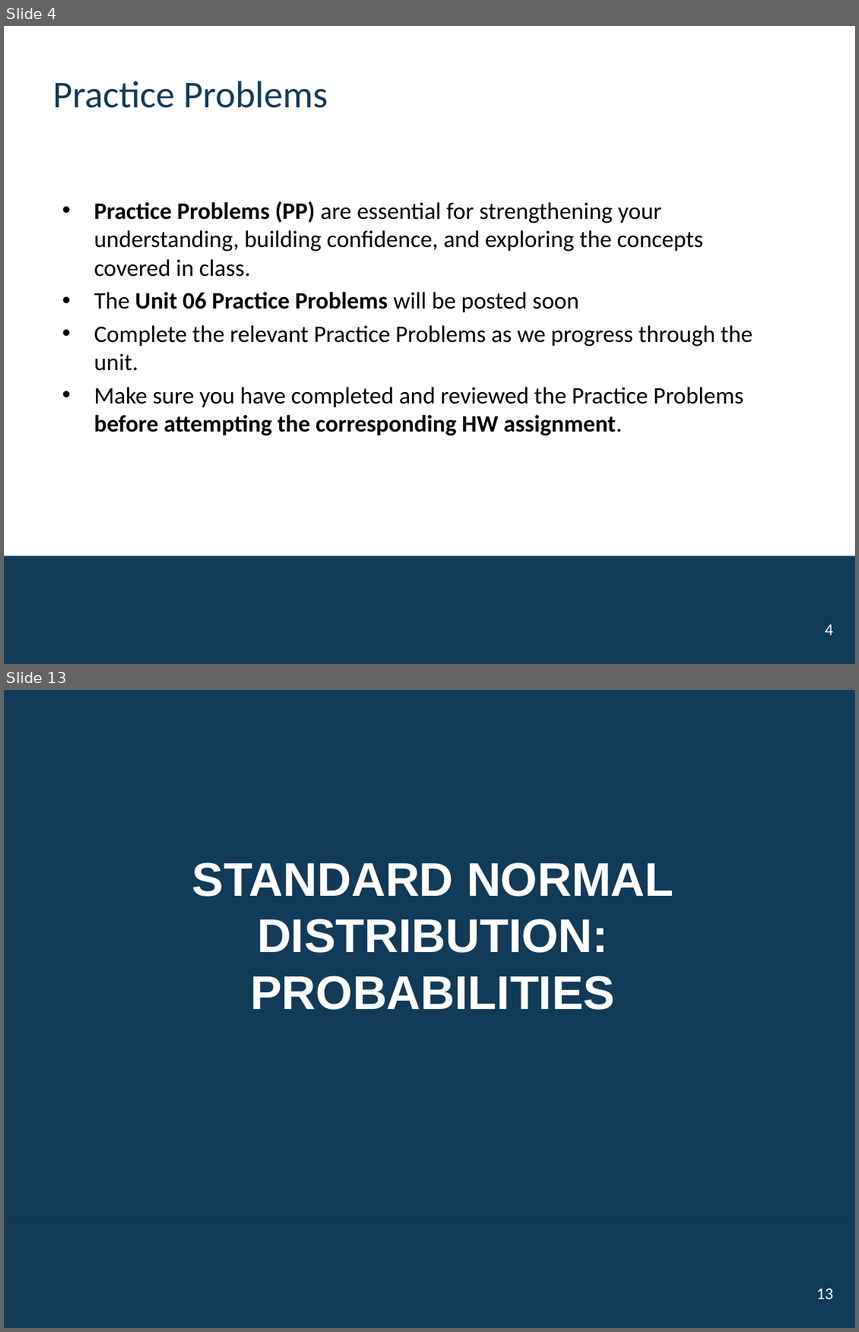
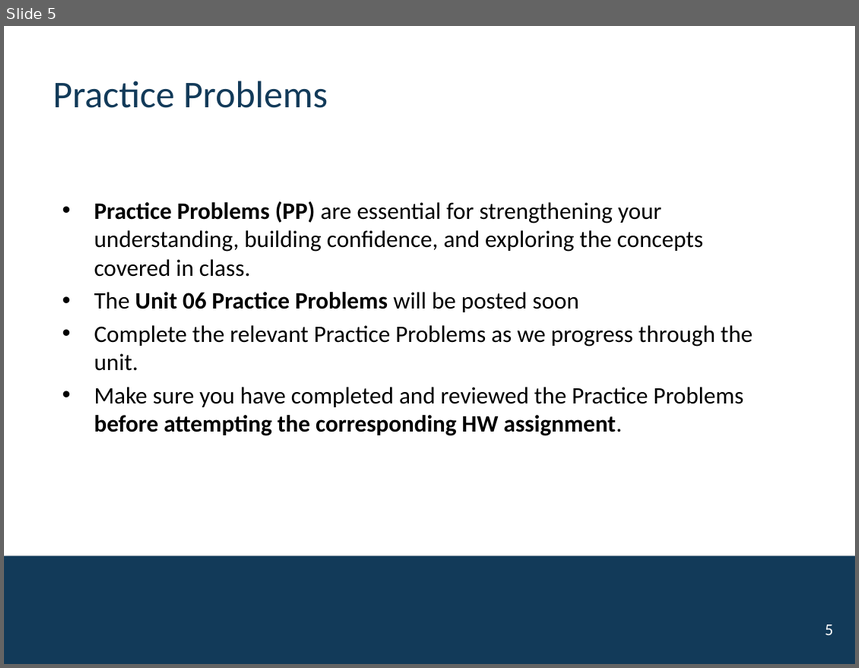
Before and after one commit to mutasim221B/CWRU-STAT-312-Fall-26, a slide deck: docs/activities/Unit-06-Normal-CTL.pptx. Shown one above the other, each under a label of ours: slides 4 and 13 before the commit, slide 5 after it; the slides between them are not shown. The pictures are 859x1332 and 859x668 pixels, drawn with LibreOffice and Linux fonts; fonts in the diff are those of the drawing; background and template pictures are left out. Boxes give left, top, right and bottom in pixels: in the first picture for what was removed or moved away, otherwise in the second. Text is boxed around its words. In the diff, an @@ line names an element or a change of style, - is before the commit and + after.

```diff
--- a/docs/activities/Unit-06-Normal-CTL.pptx
+++ b/docs/activities/Unit-06-Normal-CTL.pptx
@@ slide 13 removed at (4,690,855,1328), background #123A59; not listed: 1 template element that a slide beside it also shows @@
@@ title removed at (192,863,674,1010) @@
-STANDARD NORMAL DISTRIBUTION: PROBABILITIES
@@ page number removed at (816,1289,833,1300) @@
-13
@@ what was slide 4 is now slide 5 @@
@@ page number at (825,625,833,636): text changed @@
-4
+5
```
Also in this commit, not shown: 1 slide changed, 9 other slides removed, 15 other files.
